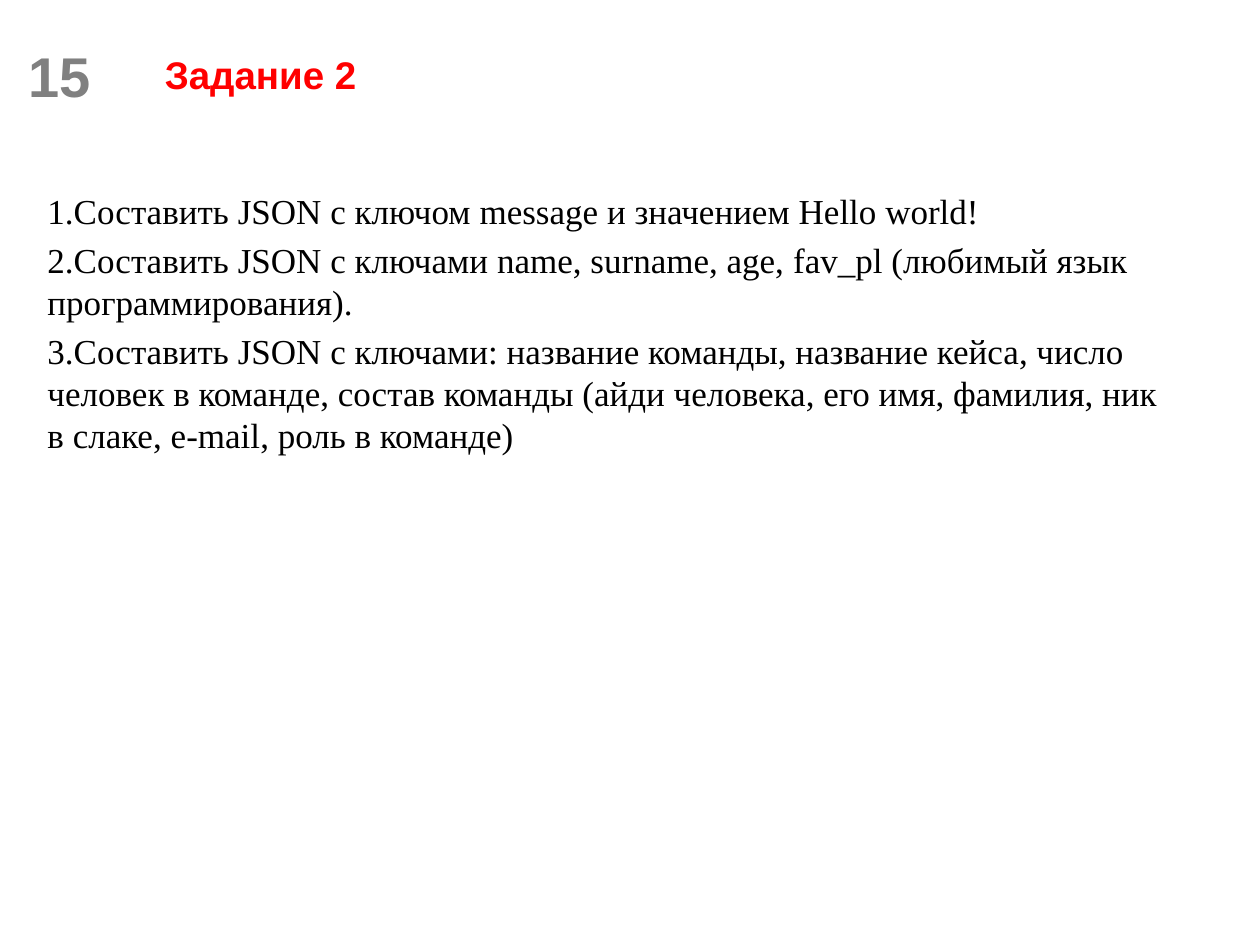
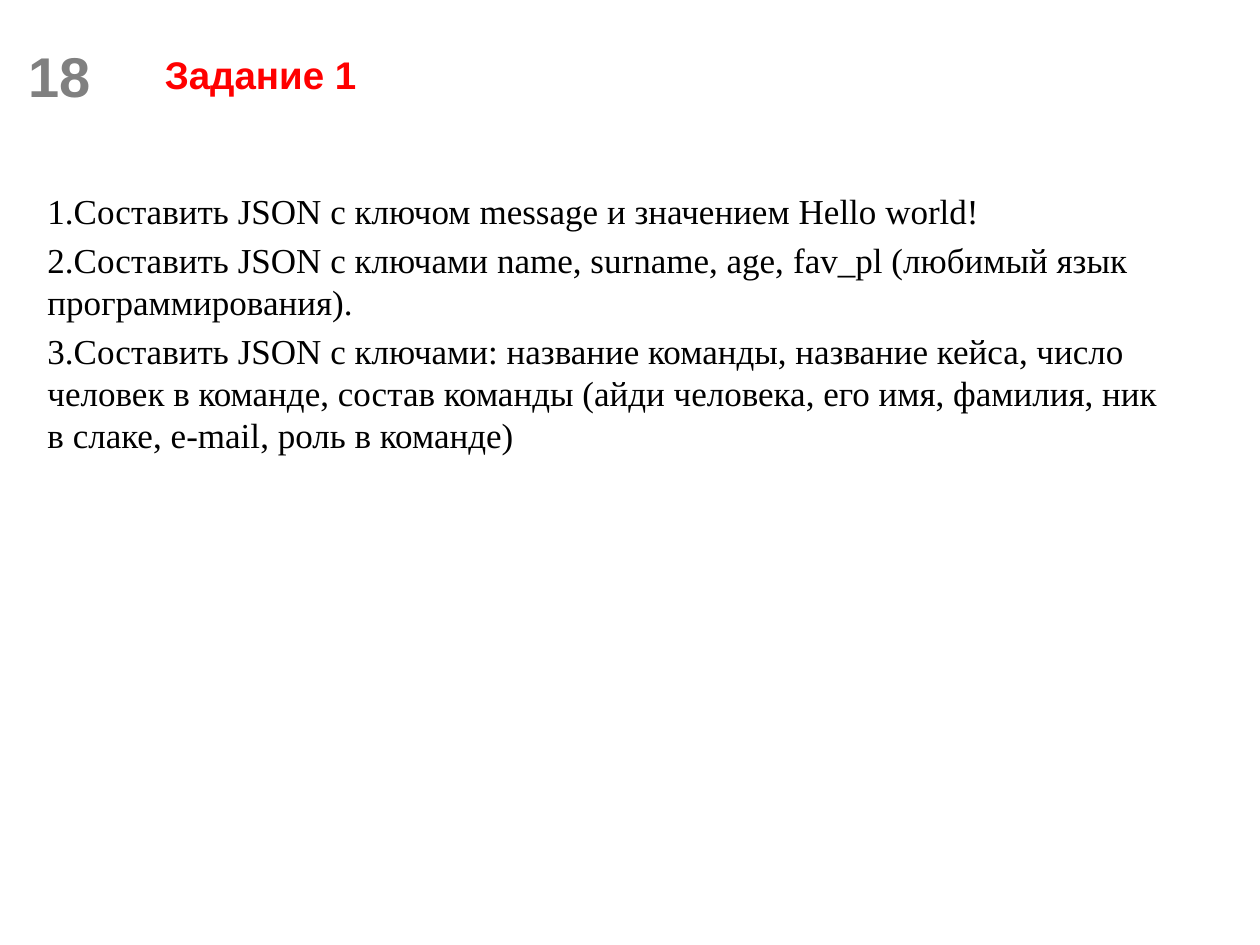
Before and after one commit to scareme/web_flask, a slide deck: slide 18 of Разработка веб-сервисов.pptx (slide 15 before the commit). Drawn at 1260x945 pixels with LibreOffice and Linux fonts; fonts in the diff are those of the drawing; background and template pictures are left out. Boxes give left, top, right and bottom in pixels: in the first picture for what was removed or moved away, otherwise in the second. Text is boxed around its words. In the diff, an @@ line names an element or a change of style, - is before the commit and + after.

```diff
--- a/Разработка веб-сервисов.pptx
+++ b/Разработка веб-сервисов.pptx
@@ page number at [28, 58, 90, 98]: text changed @@
-15
+18
@@ title at [165, 62, 356, 96]: text changed @@
-Задание 2
+Задание 1
```
Also in this commit, not shown: 3 other slides changed, 5 slides added, 1 slide removed, 1 other file.
